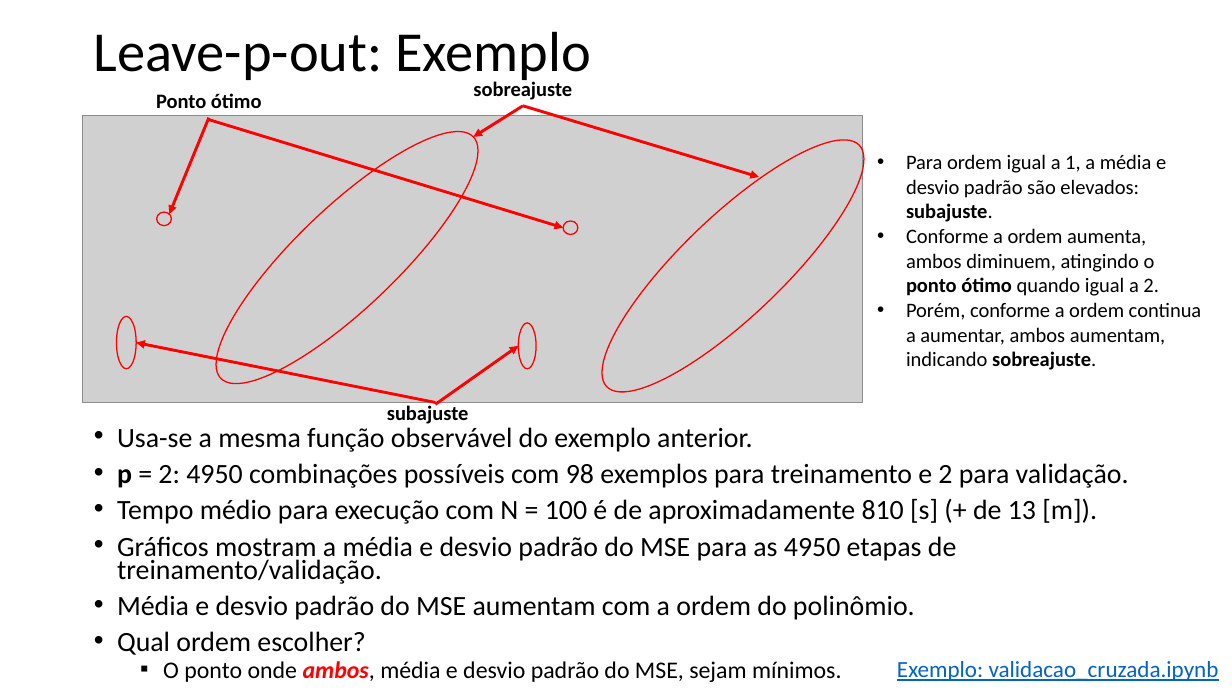
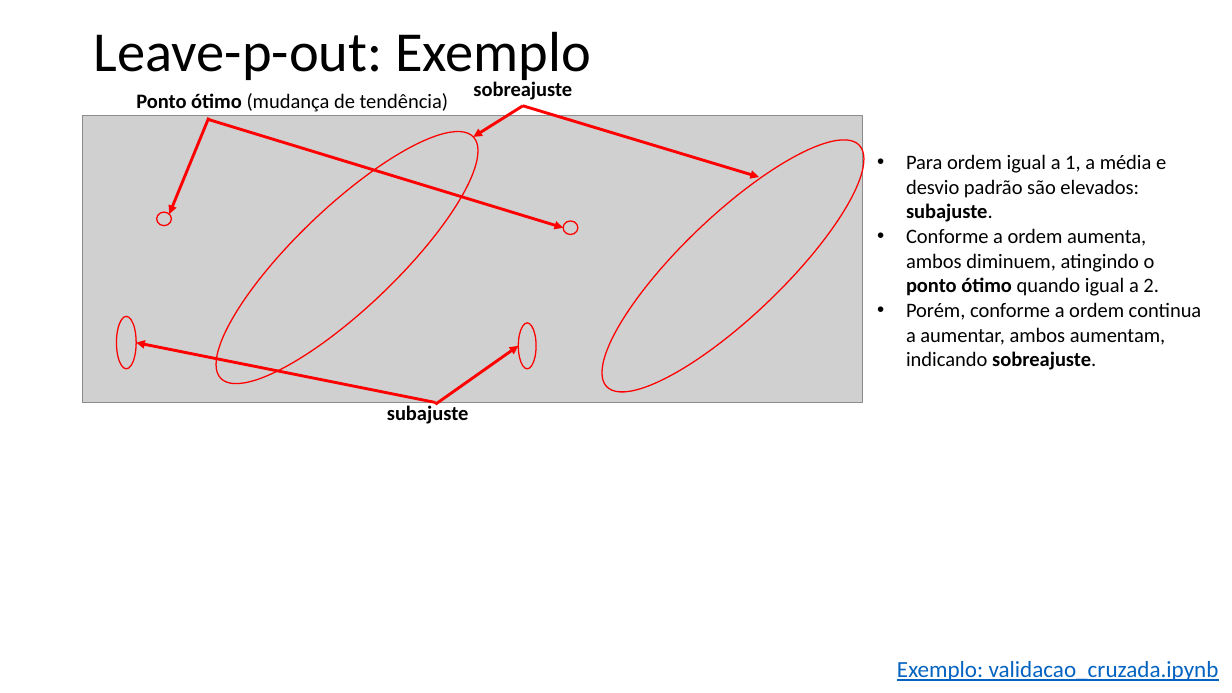
Before and after one commit to zz4fap/t319_aprendizado_de_maquina, a slide deck: slide 10 of slides/T319_Regressão_Linear (Parte V).pptx. Drawn at 1232x693 pixels with LibreOffice and Linux fonts; fonts in the diff are those of the drawing; grey boxes stand for pictures. Boxes give left, top, right and bottom in pixels: in the first picture for what was removed or moved away, otherwise in the second. Text is boxed around its words. In the diff, an @@ line names an element or a change of style, - is before the commit and + after.

```diff
--- a/slides/T319_Regressão_Linear (Parte V).pptx
+++ b/slides/T319_Regressão_Linear (Parte V).pptx
@@ text at [136, 93, 449, 112]: text changed; bold off @@
-Ponto ótimo
+Ponto ótimo (mudança de tendência)
@@ text removed at [117, 427, 1129, 682] @@
-• Usa-se a mesma função observável do exemplo anterior.
-• p = 2: 4950 combinações possíveis com 98 exemplos para treinamento e 2 para validação.
-• Tempo médio para execução com N = 100 é de aproximadamente 810 [s] (+ de 13 [m]).
-• Gráficos mostram a média e desvio padrão do MSE para as 4950 etapas de treinamento/validação.
-• Média e desvio padrão do MSE aumentam com a ordem do polinômio.
-• Qual ordem escolher?
-  ▪ O ponto onde ambos, média e desvio padrão do MSE, sejam mínimos.
```
Also in this commit, not shown: 9 other slides changed, 7 other files.
